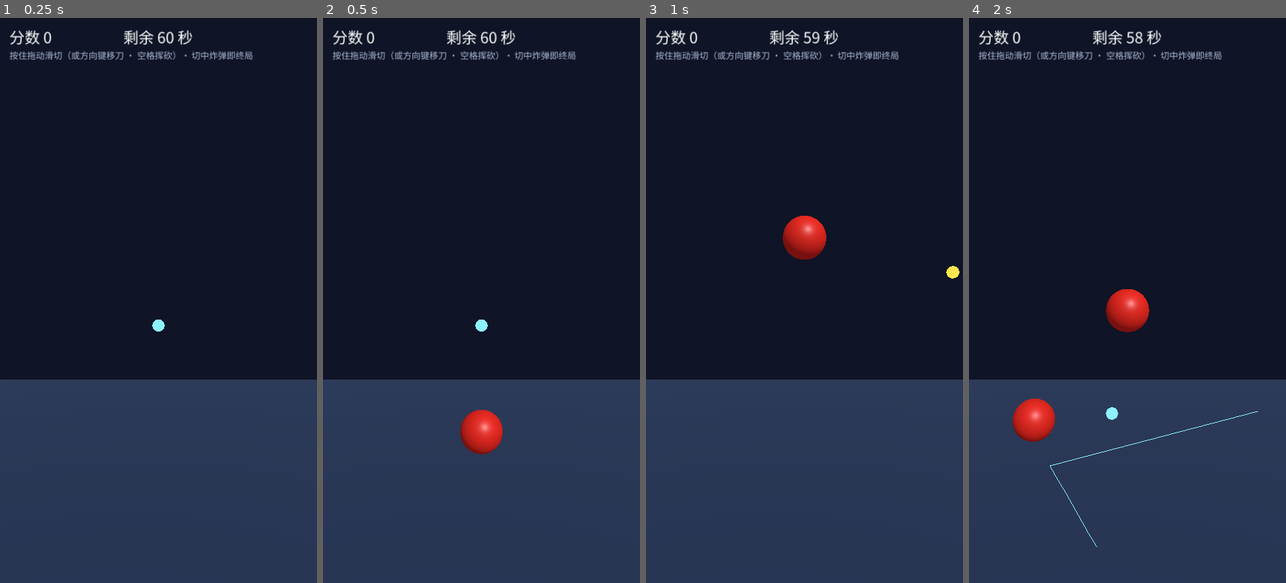
Above: before the commit, frames 1-4 (left to right).
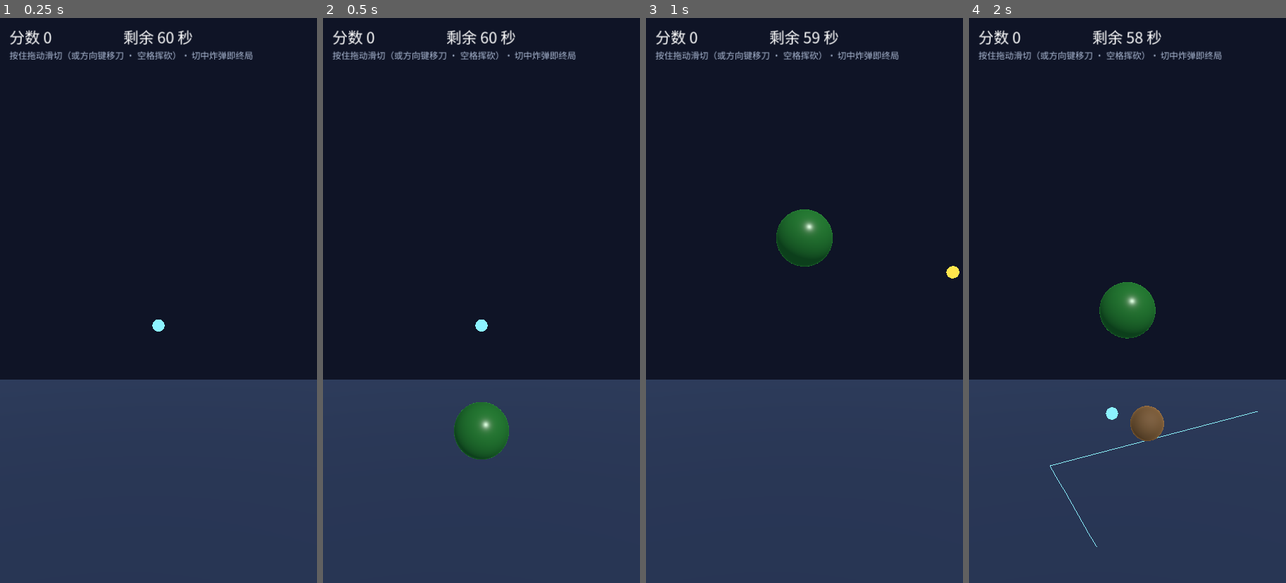
Above: after the commit, the same moments.

Repository: hl3w22bupt/myrd-playground
Game: Godot game, scene res://scenes/main.tscn
Two runs of this game, one before a commit and one after it. Both use one fixed random seed, a clock stepped at 60 frames per second and the inputs below.
Inputs (mouse positions are in pixels of both pictures, inside the frame that each line leads up to):
- Up to frame 1 (0.25 s): no input
- Up to frame 2 (0.5 s): no input
- Up to frame 3 (1 s): tap Enter (confirm) at 0.5 s; move the mouse to (874, 272) at 0.52 s; hold D (move_right) from 0.53 s (still down); hold Enter (confirm) from 0.53 s (still down); click (874, 272) at 0.67 s; tap Space at 0.77 s
- Up to frame 4 (2 s): release D (move_right) at 1.25 s; release Enter (confirm) at 1.25 s; drag from (1064, 328) to (1111, 413) at 1.27 s

Frame 1 is identical in both runs. In frame 2, 1.4% of the frame differs, in the area x 41-59%, y 68-79%; in frame 3, 1.4%; in frame 4, 2.7%, in the area x 13-62%, y 46-75%.

Commit message:
feat(games/3d): 多水果阵容与 3D 视觉升级（spec v2 迭代）
- 水果生成器：FruitCatalog 六种水果（西瓜/橙子/苹果/柠檬/猕猴桃/桃子）+
  15% 炸弹随机投放，安全投/瞄准中带策略保留
- 3D 视觉：程序化果皮/果肉双层网格、按种类配色与形状（radius/squash/stretch）、
  高光 + 边缘光材质、切面剖面网格（果肉圆盘/果心/籽粒）、per-fruit 汁液粒子
- 切割分离：两半沿刀痕方向压扁分离 + 侧旋坠落（Basis 烘焙形状缩放 × 切半定向）
- 计分适配：register_fruit_cut(kind) 分种类统计，+10 不分种类，60s/combo/炸弹终局不变
- 冒烟升级：多水果目录（≥5 种/配色互异）、西瓜+猕猴桃切割计分 + 分种类统计 +
  切面网格生成断言；摆放阶段前熄灭残留挥砍脉冲（防误切炸弹）
- 门禁：preflight/smoke/fuzz/playtest 四项全绿

Co-Authored-By: Claude <noreply@anthropic.com>

Diff:
--- /dev/null
+++ b/games/3d/autoload/fruit_catalog.gd
@@ -0,0 +1,79 @@
+class_name FruitCatalog
+extends Object
+## 水果目录（需求「玩法设定 1」：每局出现 ≥5 种水果，各水果外观可辨识、不混同）。
+##
+## 纯静态数据 + 纯函数（无状态、无场景引用），供 fruit.gd（程序化造型）与
+## main.gd（随机投放）共同消费。口味口径（需求「验收 6」）：
+## - 果皮/果肉配色贴近对应真实水果且互不雷同（smoke 断言 peel 色两两间距）；
+## - 切面细节按种类可辨识：籽（seed_color + seed_count）与果心（flesh 亮色圆盘）；
+## - 汁液粒子颜色 = flesh_juice（与被切水果的果肉对应）。
+##
+## 形状差异：radius（视觉半径）× squash（y 压扁系数）× stretch（x 拉长系数）——
+## 西瓜大而圆、柠檬椭圆、桃子略扁、猕猴桃小，运动中旋转即可见体积差异。
+## 碰撞体统一用 fruit.tscn 的 SphereShape3D（0.42）：切割包络推导见 blade.gd CUT_THICKNESS
+## ——西瓜视觉半径 0.55 > 碰撞 0.42，但判定带半厚 0.8 完全覆盖差值，不会「看着切到了没反应」。
+
+const KINDS: Array[StringName] = [
+	&"watermelon", &"orange", &"apple", &"lemon", &"kiwi", &"peach",
+]
+
+## 逐水果定义（键名即字段契约，fruit.gd 按键消费）。
+const DEFS: Dictionary = {
+	&"watermelon": {
+		"label": "西瓜",
+		"radius": 0.55, "squash": 1.0, "stretch": 1.0,
+		"peel_color": Color(0.13, 0.42, 0.16), "peel_roughness": 0.35,
+		"flesh_color": Color(0.98, 0.28, 0.3), "flesh_juice": Color(0.95, 0.2, 0.24),
+		"seed_color": Color(0.08, 0.1, 0.08), "seed_count": 6,
+	},
+	&"orange": {
+		"label": "橙子",
+		"radius": 0.42, "squash": 1.05, "stretch": 1.0,
+		"peel_color": Color(0.95, 0.5, 0.08), "peel_roughness": 0.55,
+		"flesh_color": Color(1.0, 0.62, 0.15), "flesh_juice": Color(1.0, 0.58, 0.1),
+		"seed_color": Color(0.95, 0.93, 0.8), "seed_count": 2,
+	},
+	&"apple": {
+		"label": "苹果",
+		"radius": 0.42, "squash": 0.92, "stretch": 1.0,
+		"peel_color": Color(0.82, 0.14, 0.1), "peel_roughness": 0.25,
+		"flesh_color": Color(0.95, 0.92, 0.78), "flesh_juice": Color(0.93, 0.86, 0.45),
+		"seed_color": Color(0.25, 0.16, 0.08), "seed_count": 2,
+	},
+	&"lemon": {
+		"label": "柠檬",
+		"radius": 0.36, "squash": 0.82, "stretch": 1.28,
+		"peel_color": Color(0.98, 0.85, 0.1), "peel_roughness": 0.4,
+		"flesh_color": Color(0.99, 0.93, 0.5), "flesh_juice": Color(0.99, 0.9, 0.3),
+		"seed_color": Color(0.93, 0.9, 0.72), "seed_count": 2,
+	},
+	&"kiwi": {
+		"label": "猕猴桃",
+		"radius": 0.34, "squash": 1.0, "stretch": 1.0,
+		"peel_color": Color(0.42, 0.3, 0.16), "peel_roughness": 0.8,
+		"flesh_color": Color(0.55, 0.78, 0.2), "flesh_juice": Color(0.6, 0.8, 0.2),
+		"seed_color": Color(0.05, 0.05, 0.05), "seed_count": 6,
+	},
+	&"peach": {
+		"label": "桃子",
+		"radius": 0.45, "squash": 0.88, "stretch": 1.0,
+		"peel_color": Color(0.98, 0.6, 0.55), "peel_roughness": 0.65,
+		"flesh_color": Color(0.99, 0.85, 0.6), "flesh_juice": Color(0.99, 0.7, 0.4),
+		"seed_color": Color(0.35, 0.22, 0.1), "seed_count": 1,
+	},
+}
+
+
+## 水果种类数（需求验收 3：单局 ≥5 种 —— 目录本身 6 种，随机投放保证单局覆盖）。
+static func kind_count() -> int:
+	return KINDS.size()
+
+
+## 按种类取定义（未知种类回退苹果 —— 防御老存档/手输 tuning 串）。
+static func def(kind: StringName) -> Dictionary:
+	return DEFS.get(kind, DEFS[&"apple"])
+
+
+## 随机挑一种水果（main.gd 非炸弹抛出用）。
+static func random_kind(rng: RandomNumberGenerator) -> StringName:
+	return KINDS[rng.randi_range(0, KINDS.size() - 1)]
--- a/games/3d/autoload/game_state.gd
+++ b/games/3d/autoload/game_state.gd
@@ -22,7 +22,8 @@
 ## ── 对局状态 ──
 var score: int = 0
 var round_active: bool = false
-var apples_sliced: int = 0        ## 本局切中苹果数
+var fruits_sliced: int = 0        ## 本局切中水果数（不分种类，需求「计分规则 1」）
+var fruits_by_kind: Dictionary = {}  ## 分种类统计：kind → 个数（结算与冒烟断言用）
 var missed_fruits: int = 0        ## 本局漏接（落出屏幕）的抛出物数 —— 不扣分，只计统计
 var max_swing_combo: int = 0      ## 本局最高单刀连击数
 var best_score: int = 0           ## 历史最高分（user:// 持久化，跨局保留）
@@ -38,7 +39,7 @@
 ## ── 数值调参区（SKILL.md §3C 调参工作台的 spec.numeric 对接面）──
 ## 默认值 = spec.numeric 的当前定稿；试玩调参经 apply_tuning 覆盖，定稿回写 spec 后更新这里。
 var round_seconds: float = 60.0          ## 单局时长（需求：60 秒）
-var apple_points: float = 10.0           ## 每切中 1 个苹果 +10
+var fruit_points: float = 10.0           ## 每切中 1 个水果 +10（不分种类）
 var combo_bonus_pair: float = 10.0       ## 一刀两果额外 +10（该刀合计 +30）
 var combo_bonus_many: float = 20.0       ## 一刀三果及以上额外 +20（三果合计 +50）
 var combo_window: float = 0.4            ## 「同一刀」的判定窗口（秒）
@@ -55,7 +56,7 @@
 ## 新增可调数值 = 上面加变量 + 这里加一行，两处都在本文件。
 const TUNING_META: Dictionary = {
 	&"round_seconds": {"min": 30.0, "max": 120.0, "step": 5.0},
-	&"apple_points": {"min": 5.0, "max": 50.0, "step": 1.0},
+	&"fruit_points": {"min": 5.0, "max": 50.0, "step": 1.0},
 	&"combo_bonus_pair": {"min": 0.0, "max": 40.0, "step": 1.0},
 	&"combo_bonus_many": {"min": 0.0, "max": 60.0, "step": 1.0},
 	&"combo_window": {"min": 0.2, "max": 1.0, "step": 0.05},
@@ -100,7 +101,8 @@
 func round_stats() -> Dictionary:
 	return {
 		"score": score,
-		"apples": apples_sliced,
+		"fruits": fruits_sliced,
+		"kinds": fruits_by_kind.duplicate(),
 		"missed": missed_fruits,
 		"max_combo": max_swing_combo,
 		"best": best_score,
@@ -120,7 +122,8 @@
 ##   状态直到下一份输入到来 —— 节奏门禁实测因此出现开局断档。）
 func reset() -> void:
 	score = 0
-	apples_sliced = 0
+	fruits_sliced = 0
+	fruits_by_kind = {}
 	missed_fruits = 0
 	max_swing_combo = 0
 	record_broken_this_round = false
@@ -132,7 +135,8 @@
 func _reset_round_stats() -> void:
 	score = 0
 	round_active = false
-	apples_sliced = 0
+	fruits_sliced = 0
+	fruits_by_kind = {}
 	missed_fruits = 0
 	max_swing_combo = 0
 	record_broken_this_round = false
@@ -142,8 +146,9 @@
 
 ## ── 计分规则（需求「计分规则」节的唯一实现）──
 
-## 切中 1 个苹果：+10 分立即入账；同一刀（combo_window 内）累加连击计数。
-func register_apple_cut() -> void:
+## 切中 1 个水果（不分种类）：+10 分立即入账；同一刀（combo_window 内）累加连击计数。
+## kind 用于分种类统计（结算与冒烟多水果断言），未知种类照常计分。
+func register_fruit_cut(kind: StringName = &"apple") -> void:
 	if not round_active:
 		return
 	var now := _now_sec()
@@ -153,8 +158,9 @@
 	_swing_expire_at = now + combo_window
 	if _swing_count > max_swing_combo:
 		max_swing_combo = _swing_count
-	apples_sliced += 1
-	score += int(apple_points)
+	fruits_sliced += 1
+	fruits_by_kind[kind] = int(fruits_by_kind.get(kind, 0)) + 1
+	score += int(fruit_points)
 	score_changed.emit(score)
 
 
--- a/games/3d/scenes/main.tscn
+++ b/games/3d/scenes/main.tscn
@@ -77,7 +77,7 @@
 offset_bottom = 76.0
 theme_override_font_sizes/font_size = 15
 theme_override_colors/font_color = Color(0.78, 0.84, 0.95, 0.85)
-text = "滑动切开苹果"
+text = "滑动切开水果"
 
 [node name="ComboLabel" type="Label" parent="UI"]
 unique_name_in_owner = true
--- a/games/3d/scripts/fruit.gd
+++ b/games/3d/scripts/fruit.gd
@@ -1,15 +1,23 @@
 class_name Fruit
 extends Area3D
-## 抛出物：苹果 / 炸弹（同一场景 + is_bomb 区分外观与判定结果）。
+## 抛出物：水果（≥5 种，由 FruitCatalog 定义）+ 炸弹（is_bomb 区分外观与判定结果）。
 ##
 ## 规范要点（见 SKILL.md「GDScript 规范」「反馈完备性（Juice）」）：
 ## - 运动为确定性重力积分（每帧 velocity.y -= GameState.gravity * delta），不依赖物理引擎抛体；
 ## - Area3D + SphereShape3D 是真实的碰撞体：刀痕线段经物理空间查询与它求交（blade.gd）；
 ## - 切割结果反馈挂在结果事件处理函数 slice() 上（不挂在输入处理上）；
 ## - 对局结束后 slice() 直接忽略（GameState.round_active 守卫），结算面板出现后不再误计分。
-
-## 碰撞体 / 外观半径（与 fruit.tscn 的 SphereShape3D / SphereMesh 一致）。
+##
+## 3D 视觉（需求「验收 5/6」）：
+## - 程序化双层网格：peel 外层球（果皮色 + 高光 + 边缘光）包 flesh 内层球（果肉色）；
+## - 切开后两半各带切面剖面（果肉圆盘 + 果心 + 籽粒），汁液粒子颜色 = 该水果果肉色。
+
+## 碰撞体半径（与 fruit.tscn 的 SphereShape3D 一致；视觉半径按种类由 FruitCatalog 定义）。
 const RADIUS: float = 0.42
+## 果肉内层球相对果皮的半径比（双层网格：内层完全被皮包住，切开才可见）。
+const FLESH_INNER_RATIO: float = 0.86
+## 边缘光强度（rim light：轮廓受光，让水果从深色背景里「立」出来）。
+const PEEL_RIM: float = 0.8
 ## 落出屏幕下缘（漏接）的判定线。
 const MISS_Y: float = -7.0
 ## 两半分离的水平距离与下坠深度（表现层，非数值调参）。
@@ -18,6 +26,8 @@
 const HALF_LIFE_SEC: float = 1.0
 
 @export var is_bomb: bool = false
+## 水果种类（FruitCatalog.KINDS 之一；炸弹忽略此值）。空值 = 苹果（老调用方兼容）。
+@export var variety: StringName = &"apple"
 
 ## 抛出初速度，由投掷方（main.gd）在入树前通过 setup() 注入。
 var velocity: Vector3 = Vector3.ZERO
@@ -32,6 +42,13 @@
 	add_to_group(&"fruits")
 	if is_bomb:
 		_apply_bomb_look()
+	else:
+		_apply_fruit_look()
+
+
+## 水果种类定义（FruitCatalog 的运行时快照，表现层统一从这读）。
+func catalog_def() -> Dictionary:
+	return FruitCatalog.def(variety)
 
 
 ## 投掷方注入出生点与初速度（在 add_child 之前调用，避免与 _physics_process 竞争）。
@@ -51,7 +68,7 @@
 		queue_free()
 
 
-## 刀痕命中入口（blade.gd 的物理查询回调）：苹果一分为二计分，炸弹终局。
+## 刀痕命中入口（blade.gd 的物理查询回调）：水果一分为二计分，炸弹终局。
 func slice(cut_dir: Vector3) -> void:
 	if _sliced or not GameState.round_active:
 		return
@@ -60,14 +77,14 @@
 		GameState.register_bomb_cut()
 		_explode()
 	else:
-		GameState.register_apple_cut()
+		GameState.register_fruit_cut(variety)
 		_spawn_halves(cut_dir)
-		_spawn_juice(Color(0.9, 0.25, 0.2), 14)
+		_spawn_juice(catalog_def()["flesh_juice"], 14)
 		Juice.sfx(&"hit")
 		queue_free()
 
 
-## 炸弹外观：深色球体 + 引信（与苹果一眼可辨）。
+## 炸弹外观：深色球体 + 引信（与水果一眼可辨）。
 func _apply_bomb_look() -> void:
 	var bomb_material := StandardMaterial3D.new()
 	bomb_material.albedo_color = Color(0.1, 0.1, 0.12, 1.0)
@@ -77,35 +94,111 @@
 	_fuse.visible = true
 
 
-## 苹果沿刀痕方向一分为二：两半分离坠落 + 果肉截面观感（压扁半球）。
+## 水果外观（程序化双层网格 + 材质高光 + 边缘光，按 FruitCatalog 定义逐种类生成）。
+func _apply_fruit_look() -> void:
+	var fruit_def := catalog_def()
+	var visual_radius: float = fruit_def["radius"]
+	var peel := StandardMaterial3D.new()
+	peel.albedo_color = fruit_def["peel_color"]
+	peel.roughness = fruit_def["peel_roughness"]
+	peel.metallic = 0.05
+	# 边缘光：轮廓受光 + 低粗糙度高光，深色背景下水果立体可辨（需求「验收 5 体积感」）。
+	peel.rim_enabled = true
+	peel.rim = PEEL_RIM
+	peel.rim_tint = 0.4
+	_mesh.material_override = peel
+	var peel_mesh := SphereMesh.new()
+	peel_mesh.radius = visual_radius
+	peel_mesh.height = visual_radius * 2.0
+	_mesh.mesh = peel_mesh
+	_mesh.scale = Vector3(fruit_def["stretch"], fruit_def["squash"], 1.0)
+	# 果肉内层球：半径略小、完全包在果皮里，构成「果皮/果肉双层网格」，切开才可见。
+	var flesh_inner := MeshInstance3D.new()
+	var flesh_mesh := SphereMesh.new()
+	flesh_mesh.radius = visual_radius * FLESH_INNER_RATIO
+	flesh_mesh.height = visual_radius * FLESH_INNER_RATIO * 2.0
+	flesh_inner.mesh = flesh_mesh
+	flesh_inner.material_override = _make_flesh_material(fruit_def)
+	_mesh.add_child(flesh_inner)
+
+
+## 果肉材质（切面圆盘与内层球共用）：微发光的果肉色，切面亮度高于皮（可辨识）。
+func _make_flesh_material(fruit_def: Dictionary) -> StandardMaterial3D:
+	var flesh := StandardMaterial3D.new()
+	flesh.albedo_color = fruit_def["flesh_color"]
+	flesh.roughness = 0.7
+	flesh.emission_enabled = true
+	flesh.emission = fruit_def["flesh_color"]
+	flesh.emission_energy_multiplier = 0.12
+	return flesh
+
+
+## 水果沿刀痕方向一分为二：两半分离坠落，切面剖面（果肉圆盘 + 果心 + 籽粒）朝外。
 func _spawn_halves(cut_dir: Vector3) -> void:
 	var normal := Vector3(-cut_dir.y, cut_dir.x, 0.0).normalized()
 	if normal == Vector3.ZERO:
 		normal = Vector3(1, 0, 0)
+	var fruit_def := catalog_def()
+	# 形状缩放（种类差异）× 切半压扁（沿切割法线 0.5）——Godot 4 中 scale 是 basis 的视图，
+	# 必须把两者烘进同一个 Basis（列 x=刀痕方向、y=切割法线），后设 basis 会覆盖先设的 scale。
+	var shape_scale := Vector3(fruit_def["stretch"], fruit_def["squash"] * 0.5, 1.0)
+	var half_axes := Basis(cut_dir.normalized(), normal, cut_dir.normalized().cross(normal))
 	for side: float in [-1.0, 1.0]:
 		var half := MeshInstance3D.new()
-		var half_mesh := SphereMesh.new()
-		half_mesh.radius = RADIUS
-		half_mesh.height = RADIUS * 2.0
-		half_mesh.radial_segments = 16
-		half_mesh.rings = 8
-		half.mesh = half_mesh
-		half.scale = Vector3(1.0, 0.5, 1.0)
+		half.mesh = _mesh.mesh  # 复用果皮球网格（含双层子节点一并带走）
+		half.material_override = _mesh.material_override
+		half.basis = half_axes * Basis.from_scale(shape_scale)
 		half.position = position + normal * side * 0.06
-		half.rotation = _mesh.rotation
-		var flesh := StandardMaterial3D.new()
-		flesh.albedo_color = Color(0.93, 0.86, 0.45, 1.0)
-		flesh.shading_mode = BaseMaterial3D.SHADING_MODE_PER_PIXEL
-		half.material_override = flesh
+		_build_cut_face(half, fruit_def)
 		get_parent().add_child(half)
 		var tween := half.create_tween()
 		tween.set_parallel(true)
 		tween.tween_property(half, "position",
 			position + normal * side * HALF_SPLIT + Vector3(0, -HALF_DROP, 0), HALF_LIFE_SEC) \
 			.set_trans(Tween.TRANS_QUAD).set_ease(Tween.EASE_IN)
-		tween.tween_property(half, "rotation",
-			_mesh.rotation + Vector3(0, 0, side * 3.4), HALF_LIFE_SEC)
+		tween.tween_property(half, "basis",
+			half.basis * Basis(Vector3(0, 0, 1), side * 3.4), HALF_LIFE_SEC)
 		tween.chain().tween_callback(half.queue_free)
+
+
+## 切面剖面网格（需求「验收 6 切面细节按种类可辨识」）：
+## 压在切割平面上的果肉圆盘 + 果心亮点 + 籽粒（籽数/籽色按水果定义）。
+## 挂载关系：half（皮球）→ face（果肉薄饼，法线方向已由 half 的 basis y 列对齐）→ 果心 + 籽粒。
+func _build_cut_face(half: MeshInstance3D, fruit_def: Dictionary) -> void:
+	var visual_radius: float = fruit_def["radius"]
+	var face := MeshInstance3D.new()
+	var face_mesh := SphereMesh.new()
+	face_mesh.radius = visual_radius * FLESH_INNER_RATIO
+	face_mesh.height = visual_radius * FLESH_INNER_RATIO * 2.0
+	face.mesh = face_mesh
+	face.material_override = _make_flesh_material(fruit_def)
+	# 沿切割法线压成薄饼贴在切面上；法线在 half 局部空间是 +y。
+	face.scale = Vector3(1.0, 0.12, 1.0)
+	half.add_child(face)
+	var core := MeshInstance3D.new()
+	var core_mesh := SphereMesh.new()
+	core_mesh.radius = visual_radius * 0.22
+	core_mesh.height = visual_radius * 0.44
+	core.mesh = core_mesh
+	var core_material := StandardMaterial3D.new()
+	core_material.albedo_color = Color(1.0, 0.97, 0.85)
+	core_material.roughness = 0.9
+	core.material_override = core_material
+	face.add_child(core)
+	var seed_count: int = fruit_def["seed_count"]
+	for i in range(seed_count):
+		var seed_node := MeshInstance3D.new()
+		var seed_mesh := SphereMesh.new()
+		seed_mesh.radius = visual_radius * 0.06
+		seed_mesh.height = visual_radius * 0.12
+		seed_node.mesh = seed_mesh
+		var seed_material := StandardMaterial3D.new()
+		seed_material.albedo_color = fruit_def["seed_color"]
+		seed_material.roughness = 0.5
+		seed_node.material_override = seed_material
+		var angle := TAU * float(i) / maxf(float(seed_count), 1.0) + 0.5
+		seed_node.position = Vector3(cos(angle), 0.0, sin(angle)) * visual_radius * 0.55
+		face.add_child(seed_node)
 
 
 ## 果汁 / 爆炸粒子（CPUParticles3D：无 GPU 依赖，headless 稳定）。
--- a/games/3d/scripts/main.gd
+++ b/games/3d/scripts/main.gd
@@ -55,7 +55,7 @@
 func _ready() -> void:
 	if DisplayServer.is_touchscreen_available():
 		touch_ui.visible = true
-		hint_label.text = "滑动切开苹果 · 连切有加成 · 切中炸弹即终局"
+		hint_label.text = "滑动切开水果 · 连切有加成 · 切中炸弹即终局"
 	else:
 		hint_label.text = "按住拖动滑切（或方向键移刀 · 空格挥砍）· 切中炸弹即终局"
 	# 信号连接：订阅方（本场景）写连接代码，发布方（GameState）只 emit。
@@ -113,10 +113,12 @@
 	return GameState.spawn_interval_early
 
 
-## 随机抛出一个苹果 / 炸弹（bomb_ratio 决定占比；每局前 SAFE_THROWS 必为苹果）。
+## 随机抛出一个水果 / 炸弹（bomb_ratio 决定炸弹占比；每局前 SAFE_THROWS 必为水果）。
+## 水果种类从 FruitCatalog（6 种）均匀随机 —— 单局 60s 约 60 投，≥5 种必出现。
 func _spawn_fruit_random() -> void:
 	var is_bomb := _round_throws >= SAFE_THROWS_PER_ROUND \
 		and _throw_rng.randf() < GameState.bomb_ratio
+	var kind := FruitCatalog.random_kind(_throw_rng)
 	var first_throw := _round_throws == 0
 	_round_throws += 1
 	var half_width := FIRST_THROW_HALF_WIDTH if first_throw else SPAWN_HALF_WIDTH
@@ -126,12 +128,12 @@
 	if _throw_rng.randf() < THROWS_TOWARD_CENTER:
 		vx = _aimed_vx(x, speed)
 	if first_throw:
-		# 开局正中直线苹果：垂直上抛、必两次穿过刀锋出生高度 —— 开局正反馈必可达。
+		# 开局正中直线水果：垂直上抛、必两次穿过刀锋出生高度 —— 开局正反馈必可达。
 		x = 0.0
 		vx = 0.0
 		speed = GameState.throw_speed_min
 	spawn_fruit(Vector3(x, SPAWN_Y, _throw_rng.randf_range(-0.15, 0.15)),
-		Vector3(vx, speed, 0.0), is_bomb)
+		Vector3(vx, speed, 0.0), is_bomb, kind)
 
 
 ## 朝屏幕中带瞄准的横向初速：取顶点横坐标 ∈ ±APEX_BAND，反解 vx = (顶点x - 出生x)/t_顶点，
@@ -143,9 +145,13 @@
 
 
 ## 抛出一个指定参数的抛出物（随机抛出与冒烟确定性摆放共用这一个入口）。
-func spawn_fruit(at: Vector3, velocity: Vector3, bomb: bool) -> Fruit:
+## variety 传 &""（默认）时非炸弹抛出物随机选种类、炸弹忽略种类。
+func spawn_fruit(at: Vector3, velocity: Vector3, bomb: bool,
+		variety: StringName = &"") -> Fruit:
 	var fruit: Fruit = FRUIT_SCENE.instantiate()
 	fruit.is_bomb = bomb
+	if not variety.is_empty():
+		fruit.variety = variety
 	fruit.setup(at, velocity)
 	fruits.add_child(fruit)
 	return fruit
@@ -169,9 +175,10 @@
 		end_title.text = "切中炸弹！对局结束"
 	else:
 		end_title.text = "时间到！对局结束"
-	end_stats.text = "总分 %d\n切中苹果 %d 个 · 最高单刀连击 x%d\n漏接 %d 个 · 历史最高 %d%s\n\n按任意键 / 点击按钮 再来一局" % [
-		stats.get("score", 0), stats.get("apples", 0), stats.get("max_combo", 0),
-		stats.get("missed", 0), stats.get("best", 0),
+	var kinds_line := _format_kinds(stats.get("kinds", {}))
+	end_stats.text = "总分 %d\n切中水果 %d 个 · 最高单刀连击 x%d\n%s\n漏接 %d 个 · 历史最高 %d%s\n\n按任意键 / 点击按钮 再来一局" % [
+		stats.get("score", 0), stats.get("fruits", 0), stats.get("max_combo", 0),
+		kinds_line, stats.get("missed", 0), stats.get("best", 0),
 		"\n★ 新纪录！" if stats.get("record_broken", false) else "",
 	]
 	end_panel.visible = true
@@ -179,6 +186,16 @@
 	# 结果性事件（终局）的反馈：弹跳 + 音效（爆炸本体反馈在 fruit._explode）。
 	Juice.pop(end_panel)
 	Juice.sfx(&"confirm")
+
+
+## 分种类统计 → 「西瓜×2 橙子×1 …」一行（结算面板展示多水果构成；空字典给占位）。
+func _format_kinds(kinds: Dictionary) -> String:
+	if kinds.is_empty():
+		return "本局未切中水果"
+	var parts: PackedStringArray = []
+	for kind: StringName in kinds:
+		parts.append("%s×%d" % [FruitCatalog.def(kind)["label"], kinds[kind]])
+	return " · ".join(parts)
 
 
 func _on_restart_pressed() -> void:
--- a/games/3d/tests/smoke.gd
+++ b/games/3d/tests/smoke.gd
@@ -49,7 +49,10 @@
 const F_TRIPLE_CHECK: int = F_TRIPLE_CUT + COMBO_FLUSH_FRAMES
 const F_MISS_PLACE: int = F_TRIPLE_CHECK + 1
 const F_MISS_CHECK: int = F_MISS_PLACE + MISS_WAIT_FRAMES
-const F_BOMB_PLACE: int = F_MISS_CHECK + 1
+const F_KIND_PLACE: int = F_MISS_CHECK + 1
+const F_KIND_CUT: int = F_KIND_PLACE + 1
+const F_KIND_CHECK: int = F_KIND_CUT + CUT_WAIT_FRAMES
+const F_BOMB_PLACE: int = F_KIND_CHECK + 1
 const F_BOMB_CUT: int = F_BOMB_PLACE + 1
 const F_END_CHECK: int = F_BOMB_CUT + BOMB_WAIT_FRAMES
 const F_RESTART: int = F_END_CHECK + 1
@@ -104,6 +107,7 @@
 		game_state.round_ended.connect(_on_round_ended)
 		_check_tuning_protocol(game_state)
 		_check_rule_defaults(game_state)
+		_check_fruit_catalog()
 
 	_main = get_node_or_null("Main") as Node3D
 	if _main == null:
@@ -153,6 +157,12 @@
 			_place_miss_probe()
 		elif _frames == F_MISS_CHECK:
 			_assert_miss_counted()
+		elif _frames == F_KIND_PLACE:
+			_place_kind_pair()
+		elif _frames == F_KIND_CUT:
+			_press_action(&"confirm")
+		elif _frames == F_KIND_CHECK:
+			_assert_multi_fruit_cut()
 		elif _frames == F_BOMB_PLACE:
 			_place_bomb()
 		elif _frames == F_BOMB_CUT:
@@ -185,10 +195,10 @@
 
 func _assert_pair_scored() -> void:
 	# 需求口径字面值（不用调参变量计算期望：期望跟着参数走就成了恒真式，拦不住错参数）。
-	if GameState.apples_sliced != 2:
-		_failures.append("核心交互：摆 2 个苹果一刀挥砍后 apples_sliced=%d（期望 2）—— 切割查询未命中碰撞体" % GameState.apples_sliced)
+	if GameState.fruits_sliced != 2:
+		_failures.append("核心交互：摆 2 个水果一刀挥砍后 fruits_sliced=%d（期望 2）—— 切割查询未命中碰撞体" % GameState.fruits_sliced)
 	if GameState.score != 20:
-		_failures.append("计分：两果 %d 分（期望 20 = 2×10，需求「每切中 1 个苹果 +10」）—— register_apple_cut 未按单果计分" % GameState.score)
+		_failures.append("计分：两果 %d 分（期望 20 = 2×10，需求「每切中 1 个水果 +10」）—— register_fruit_cut 未按单果计分" % GameState.score)
 	if not _score_seen:
 		_failures.append("信号 GameState.score_changed 未到达订阅方：切割计分链路断裂")
 
@@ -207,8 +217,8 @@
 	# 需求口径字面值：前序累计 30（两果刀）+ 本刀三果 50（3×10 + 20）= 80。
 	if GameState.score != 80:
 		_failures.append("三果连击：累计 %d 分（期望 80 = 两果刀 30 + 三果 3×10 + 20，需求「三果及以上额外 +20」）—— 一刀三果加分口径与需求不符" % GameState.score)
-	if GameState.apples_sliced != 5:
-		_failures.append("三果连击：apples_sliced=%d（期望 5 = 两果 + 三果）—— 有苹果没被切中" % GameState.apples_sliced)
+	if GameState.fruits_sliced != 5:
+		_failures.append("三果连击：fruits_sliced=%d（期望 5 = 两果 + 三果）—— 有水果没被切中" % GameState.fruits_sliced)
 	if GameState.max_swing_combo < 3:
 		_failures.append("三果连击：max_swing_combo=%d（期望 ≥3）—— 同刀窗口未把三果记为一刀" % GameState.max_swing_combo)
 	if _combo_count_seen < 3:
@@ -227,6 +237,40 @@
 		_failures.append("漏接统计：missed_fruits=%d（期望 1）—— 抛出物落出屏幕下缘未计入漏接（不扣分但须计数）" % GameState.missed_fruits)
 
 
+## 多水果切割断言（需求「验收 3/6」的无头翻译）：
+## 摆西瓜 + 猕猴桃各一枚一刀切掉 → 分种类统计入账 + 切面剖面网格真实生成。
+func _assert_multi_fruit_cut() -> void:
+	# 计分不分种类：前序累计 80（两果刀 30 + 三果刀 50）+ 本刀西瓜/猕猴桃 2×10 = 100。
+	# 检查点在切割后 8 帧 < combo_window（0.4s）：这一刀的连击加成尚未入账，不影响期望值。
+	if GameState.fruits_sliced != 7:
+		_failures.append("多水果切割：fruits_sliced=%d（期望 7 = 前序 5 + 西瓜/猕猴桃 2）—— 非苹果水果切割未计分" % GameState.fruits_sliced)
+	if GameState.score != 100:
+		_failures.append("多水果计分：score=%d（期望 100 = 前序 80 + 2×10）—— 计分随种类漂移或加成提前入账" % GameState.score)
+	if int(GameState.fruits_by_kind.get(&"watermelon", 0)) != 1 \
+			or int(GameState.fruits_by_kind.get(&"kiwi", 0)) != 1:
+		_failures.append("多水果统计：fruits_by_kind=%s（期望 watermelon×1 + kiwi×1）—— 分种类统计未入账" % str(GameState.fruits_by_kind))
+	# 切面剖面：两半各带果肉圆盘/果心/籽粒 —— 场上应存在带切面子节点的分离网格。
+	var cut_halves := _count_cut_halves()
+	if cut_halves < 2:
+		_failures.append("切面剖面：切割后带切面子节点的分离网格 %d 个（期望 ≥2）—— 果皮/果肉双层或切面剖面网格未生成" % cut_halves)
+
+
+## 统计 Fruits 子树里「挂了 ≥3 个子网格」的分离半（皮球 + 果肉圆盘 + 心/籽）。
+func _count_cut_halves() -> int:
+	var fruits_root: Node = _main.get_node_or_null("Fruits")
+	if fruits_root == null:
+		return 0
+	var count := 0
+	var stack: Array[Node] = [fruits_root]
+	while not stack.is_empty():
+		var node: Node = stack.pop_back()
+		if node is MeshInstance3D and node.get_child_count() >= 3:
+			count += 1
+		for child in node.get_children():
+			stack.append(child)
+	return count
+
+
 func _assert_round_ended_by_bomb() -> void:
 	if _round_end_reason != &"bomb":
 		_failures.append("炸弹终局：切中炸弹后未收到 round_ended(&\"bomb\")（实际 %s）" % _round_end_reason)
@@ -270,7 +314,18 @@
 	(_main.call("spawn_fruit", Vector3(0, -6.8, 0), Vector3(0, -2, 0), false) as Fruit)
 
 
+## 多水果切割的确定性摆放：西瓜 + 猕猴桃各一枚横排在刀锋两侧（原地点击脉冲球形查询全覆盖）。
+func _place_kind_pair() -> void:
+	_blade.reset_to(_blade.position)  # 熄灭上一阶段的挥砍脉冲，防误切本阶段摆放物
+	var center: Vector3 = _blade.position
+	(_main.call("spawn_fruit", center + Vector3(-0.14, 0, 0), Vector3.ZERO,
+		false, &"watermelon") as Fruit)
+	(_main.call("spawn_fruit", center + Vector3(0.14, 0, 0), Vector3.ZERO,
+		false, &"kiwi") as Fruit)
+
+
 func _place_bomb() -> void:
+	_blade.reset_to(_blade.position)  # 同上：多水果阶段的原地脉冲 0.18s 未过期会提前切中炸弹
 	(_main.call("spawn_fruit", _blade.position, Vector3.ZERO, true) as Fruit)
 
 
@@ -388,7 +443,7 @@
 func _check_rule_defaults(game_state: Node) -> void:
 	var expectations: Array = [
 		["round_seconds", 60.0, "单局 60 秒"],
-		["apple_points", 10.0, "每切中 1 个苹果 +10"],
+		["fruit_points", 10.0, "每切中 1 个水果 +10（不分种类）"],
 		["combo_bonus_pair", 10.0, "一刀两果额外 +10（合计 +30）"],
 		["combo_bonus_many", 20.0, "一刀三果及以上额外 +20（合计 +50）"],
 		["bomb_ratio", 0.15, "炸弹混入概率约 15%"],
@@ -403,12 +458,33 @@
 				entry[0], actual, entry[1], entry[2]])
 
 
+## 多水果目录断言（需求「验收 3/6」）：≥5 种、外观定义齐全、果皮配色两两可辨不混同。
+func _check_fruit_catalog() -> void:
+	if FruitCatalog.kind_count() < 5:
+		_failures.append("多水果目录：种类数 %d < 5（需求「每局出现 ≥5 种水果」）" % FruitCatalog.kind_count())
+	for kind: StringName in FruitCatalog.KINDS:
+		var fruit_def: Dictionary = FruitCatalog.def(kind)
+		for required_key in ["peel_color", "flesh_color", "flesh_juice", "seed_color", "seed_count", "radius"]:
+			if not fruit_def.has(required_key):
+				_failures.append("多水果目录：%s 缺少外观字段 %s —— 程序化造型数据不全" % [kind, required_key])
+	# 果皮配色两两间距（RGB 欧氏距离）：低于阈值 = 玩家分不清两种水果（需求「不混同」）。
+	var kinds: Array[StringName] = FruitCatalog.KINDS
+	for i in range(kinds.size()):
+		for j in range(i + 1, kinds.size()):
+			var a: Color = FruitCatalog.def(kinds[i])["peel_color"]
+			var b: Color = FruitCatalog.def(kinds[j])["peel_color"]
+			var distance := Vector3(a.r, a.g, a.b).distance_to(Vector3(b.r, b.g, b.b))
+			if distance < 0.2:
+				_failures.append("多水果目录：%s 与 %s 果皮配色间距 %.2f < 0.2 —— 外观雷同难以辨识" % [
+					kinds[i], kinds[j], distance])
+
+
 func _report() -> void:
 	# 反馈断言收口在报告前：前序任一断言失败时反馈链多半也没机会触发，只在前序全绿时判它。
 	if _failures.is_empty():
 		_assert_feedback_fired()
 	if _failures.is_empty():
-		print("GODOT_SMOKE: PASS 场景实例化/autoload/键位契约/刀锋移动/切割计分/两果连击/三果连击+50/Combo提示/漏接计数/炸弹终局/重开/反馈/调参协议 全部通过")
+		print("GODOT_SMOKE: PASS 场景实例化/autoload/键位契约/刀锋移动/切割计分/两果连击/三果连击+50/Combo提示/漏接计数/多水果目录/多水果切割+分种类统计+切面剖面/炸弹终局/重开/反馈/调参协议 全部通过")
 		get_tree().quit(0)
 	else:
 		for failure in _failures:
Not shown, changed: games/3d/qa/playtest-kit.md
